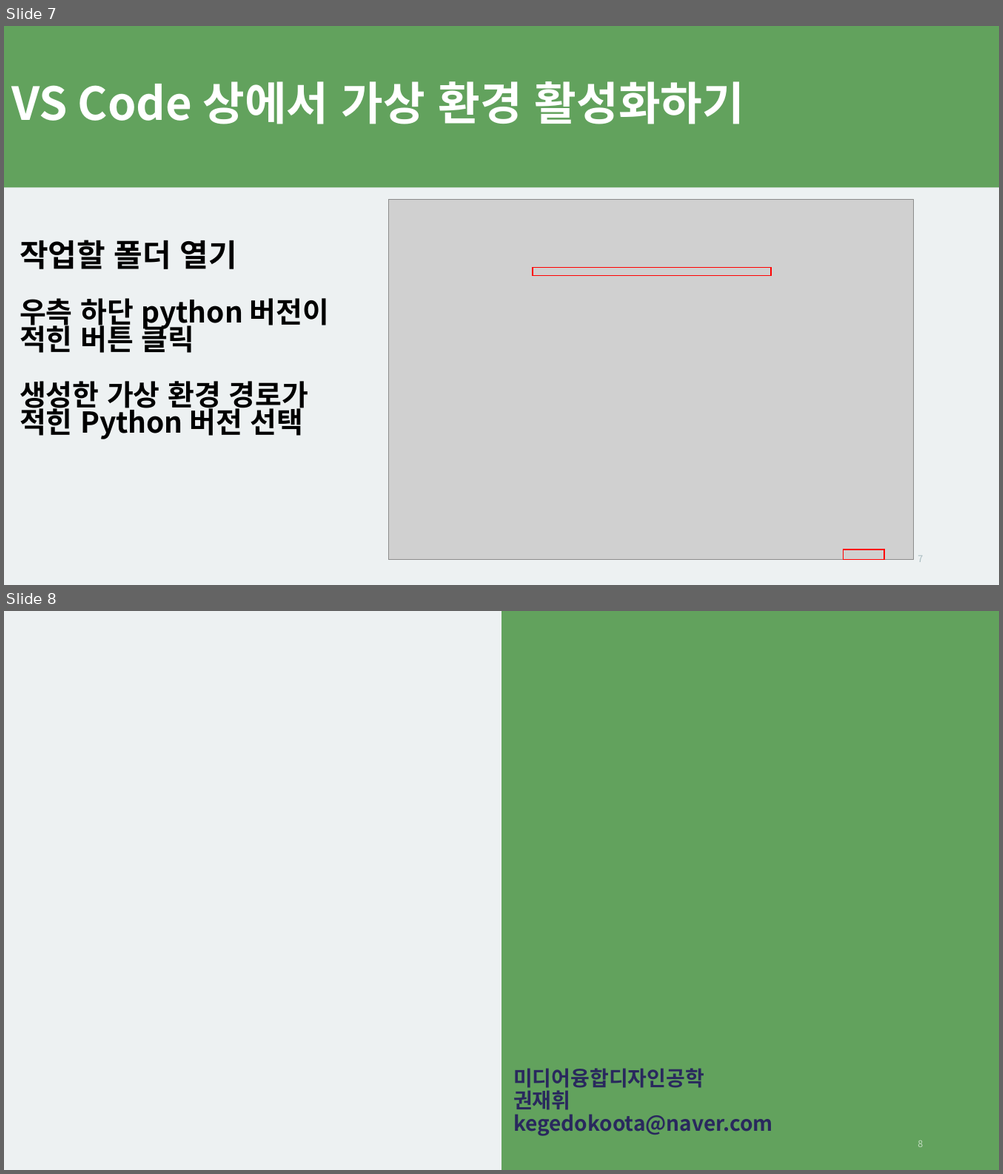
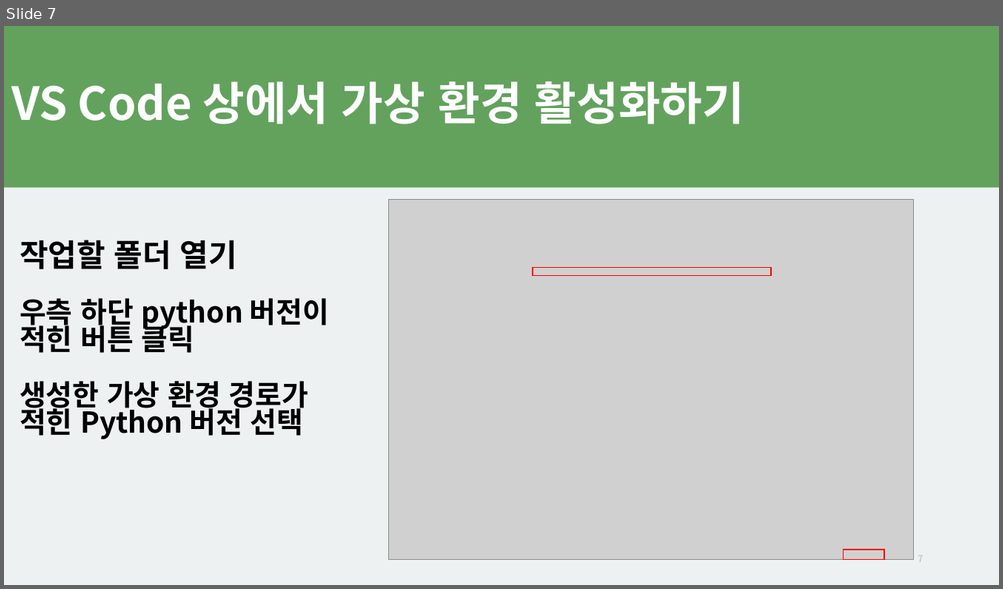
Before and after one commit to JaeHwi-Kwon/GazePrj, a slide deck: Venv를 통한 가상 환경.pptx. Shown one above the other, each under a label of ours: slides 7 and 8 before the commit, slide 7 after it. The pictures are 1003x1174 and 1003x589 pixels, drawn with LibreOffice and Linux fonts; fonts in the diff are those of the drawing; grey boxes stand for pictures. Boxes give left, top, right and bottom in pixels: in the first picture for what was removed or moved away, otherwise in the second. Text is boxed around its words. In the diff, an @@ line names an element or a change of style, - is before the commit and + after.

```diff
--- a/Venv를 통한 가상 환경.pptx
+++ b/Venv를 통한 가상 환경.pptx
@@ slide 8 removed at [4, 611, 999, 1170], background #62A25D @@
@@ rectangle removed at [4, 611, 502, 1170] @@
@@ title removed at [513, 1068, 773, 1136] @@
-미디어융합디자인공학
-권재휘
-kegedokoota@naver.com
@@ page number removed at [917, 1141, 922, 1147] @@
-8
```
Also in this commit, not shown: 1 other file.
